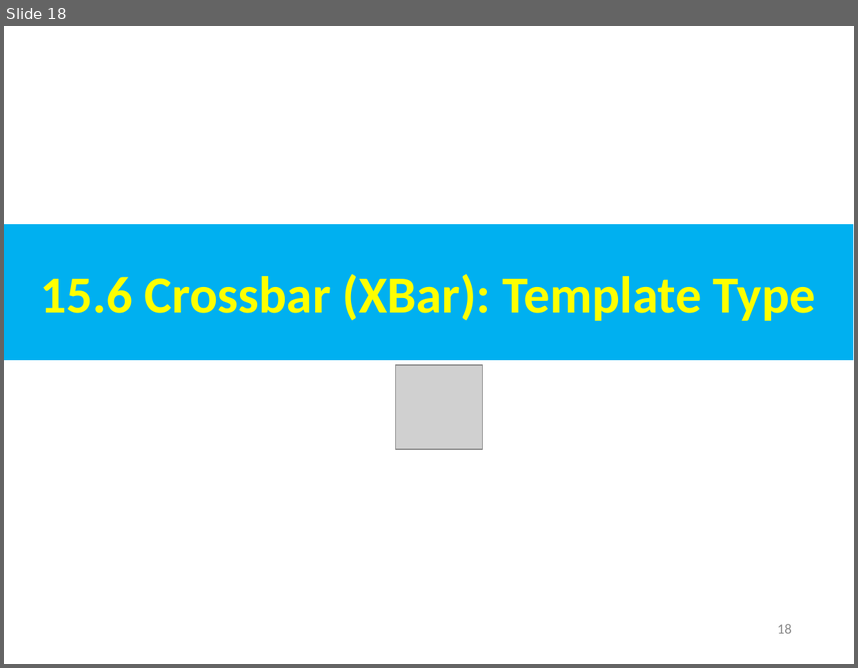
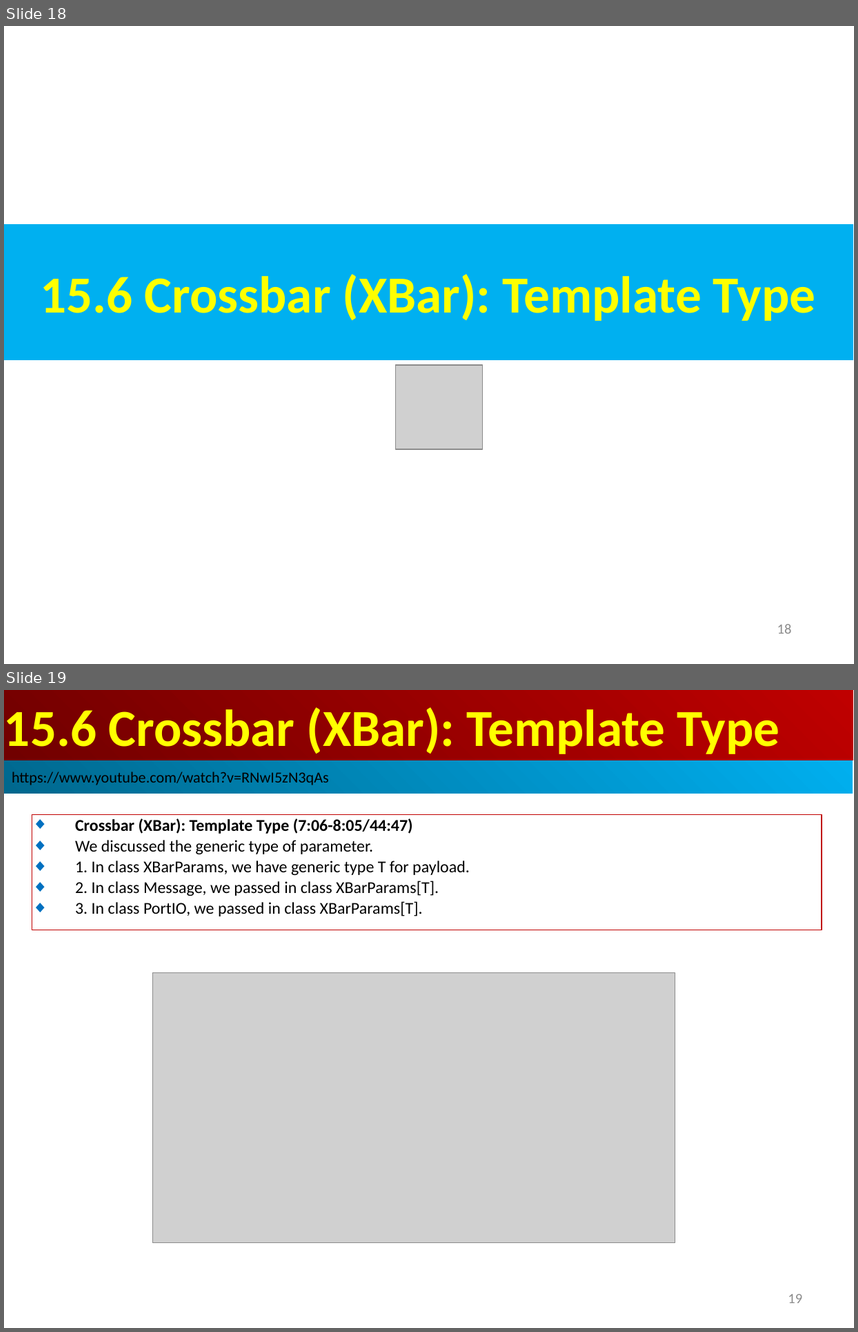
Before and after one commit to peterhchen/AIU_CS800_Chisel, a slide deck: 500_UCSC_HWD/015_Network/000_Video/015.Network.ppt. Shown one above the other, each under a label of ours: slide 18 before the commit, slides 18 and 19 after it. The pictures are 858x668 and 858x1332 pixels, drawn with LibreOffice and Linux fonts; fonts in the diff are those of the drawing; grey boxes stand for pictures. Boxes give left, top, right and bottom in pixels: in the first picture for what was removed or moved away, otherwise in the second. Text is boxed around its words. In the diff, an @@ line names an element or a change of style, - is before the commit and + after.

```diff
--- a/500_UCSC_HWD/015_Network/000_Video/015.Network.ppt
+++ b/500_UCSC_HWD/015_Network/000_Video/015.Network.ppt
@@ slide 19 added at (x1=4, y1=690, x2=854, y2=1328), background #FFFFFF @@
@@ rectangle added at (x1=4, y1=690, x2=853, y2=760), fill gradient #BF0000 to #710000, 44 pt, text #FFFF00, bold @@
+15.6 Crossbar (XBar): Template Type
@@ rectangle added at (x1=4, y1=760, x2=853, y2=793), fill gradient #00AFEF to #00688E, 13 pt, text #000000 @@
+https://www.youtube.com/watch?v=RNwI5zN3qAs
@@ rectangle added at (x1=32, y1=814, x2=822, y2=929), outline #C00000 0.74 pt, 14 pt, text #000000 @@
+◆ Crossbar (XBar): Template Type (7:06-8:05/44:47)
+◆ We discussed the generic type of parameter.
+◆ 1. In class XBarParams, we have generic type T for payload.
+◆ 2. In class Message, we passed in class XBarParams[T].
+◆ 3. In class PortIO, we passed in class XBarParams[T].
@@ picture added at (x1=153, y1=972, x2=675, y2=1243) @@
@@ page number added at (x1=788, y1=1294, x2=802, y2=1303), 12 pt, text #8B8B8B @@
+19
```
Also in this commit, not shown: 3 slides changed, 13 other slides added.
